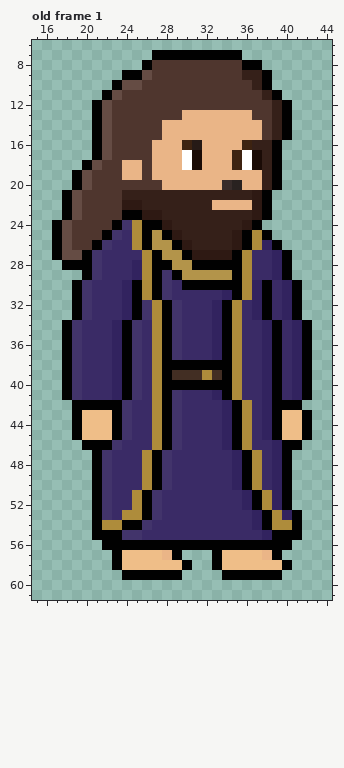
A pixel-art file gets an edit: Assets/Sprite/Unit/Extra/Pharisee01.aseprite. The picture above was drawn from the file before the commit.
64x64 pixels, 1 frame. Shown: old frame 1: x 15..44, y 6..61. The commit also changed other frames, which this record leaves out.
Once edited:
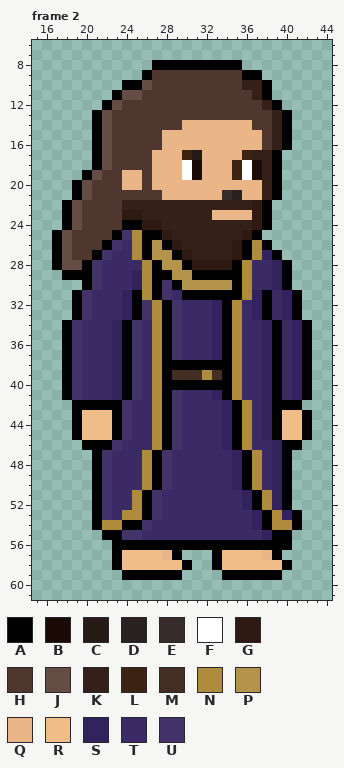
Palette (. is transparent): A #010101  B #1a0b06  C #261a16  D #292220  E #382c2a  F #ffffff  G #2e1913  H #4f362e  J #654c44  K #352019  L #3d2311  M #422e23  N #ae8c3b  P #b3944a  Q #eab587  R #efbe88  S #32235f  T #3a2b66  U #42346b
A new or re-ordered frame is compared with the old frame closest to it.
Difference:
frames 1 -> 4
--- frame 2 is new; against old frame 1
@@ x 15..44 @@
  6 ..............................
- 7 ............AAAAAAAAA.........
- 8 ...........AHHHHHHHHHAA.......
- 9 .........AAJHHHHHHHHHKKA......
-10 ........AJJHHHHHHHHHHHKA......
-11 .......AJHHHHHHHHHHHHHHKA.....
-12 ......AJHHHHHHHHHHHHHHHHKA....
-13 ......AJHHHHHHHQQQQQQQHHKA....
-14 ......AJHHHHHQQQQQQQQQQHKA....
+ 7 ..............................
+ 8 ............AAAAAAAAA.........
+ 9 ...........AHHHHHHHHHAA.......
+10 .........AAJHHHHHHHHHKKA......
+11 ........AJJHHHHHHHHHHHKA......
+12 .......AJHHHHHHHHHHHHHHKA.....
+13 ......AJHHHHHHHHHHHHHHHHKA....
+14 ......AJHHHHHHHQQQQQQQHHKA....
 15 ......AJHHHHHQQQQQQQQQQHKA....
-16 ......AJHHHHQQQLCQQQQLKKA.....
-17 ......AJHHHHQQQFBQQQLFBKA.....
-18 .....AJHHQQHQQQFBQQQLFBKA.....
-19 ....AJHHHQQHQQQQQQQQQQQKA.....
-20 ....AJHHHHHHHQQQQQQEDQQKA.....
-21 ...AJHHHHKKKKKKKKKKKKKGA......
-22 ...AJHHHHGGKKKKKKKQQQQGA......
-23 ...AJHHHHAAGGKKKKKKKKKGA......
-24 ..AJHHHHAUNAAGKKKKKKKGA.......
-25 ..AJHHHAUTNAPAGKKKKKGANA......
-26 ..AJHHAUTTNAPPAGKKKKGANSA.....
-27 ..AJJAUTTTTNAPPAGGGGANTTSA....
-28 ...AAAUTTTSNAAPPAAAAANTTSA....
-29 .....AUTTTSNAUAPPPPPANTTSA....
-30 ....AUTTTSANAUTAAAAAANSATSA...
-31 ....AUTTTSANAUTTTTTSANSATSA...
+16 ......AJHHHHHQQQQQQQQQQHKA....
+17 ......AJHHHHQQQLCQQQQLKKA.....
+18 ......AJHHHHQQQFBQQQLFBKA.....
+19 .....AJHHQQHQQQFBQQQLFBKA.....
+20 ....AJHHHQQHQQQQQQQQQQQKA.....
+21 ....AJHHHHHHHQQQQQQEDQQKA.....
+22 ...AJHHHHKKKKKKKKKKKKKGA......
+23 ...AJHHHHGGKKKKKKKQQQQGA......
+24 ...AJHHHHAAGGKKKKKKKKKGA......
+25 ..AJHHHHAUNAAGKKKKKKKGA.......
+26 ..AJHHHAUTNAPAGKKKKKGANA......
+27 ..AJHHAUTTNAPPAGKKKKGANSA.....
+28 ..AJJAUTTTTNAPPAGGGGANTTSA....
+29 ...AAAUTTTSNAAPPAAAAANTTSA....
+30 .....AUTTTSNAUAPPPPPANTTSA....
+31 ....AUTTTSANAUTAAAAAANSATSA...
 32 ....AUTTTSAUNAUTTTSANTSATSA...
@@ x 15..44 @@
 54 ......ANNAAUTTTTTTTTTTSANNA...
-55 ......AAAUUTTTTTTTTTTTTSAAA...
-56 .......AAAAAAAAAAAAAAAAAAA....
+55 .......AAUUTTTTTTTTTTTTSAA....
+56 ........AAAAAAAAAAAAAAAAAA....
 57 ........ARRRRQA...ARRRRQA.....
